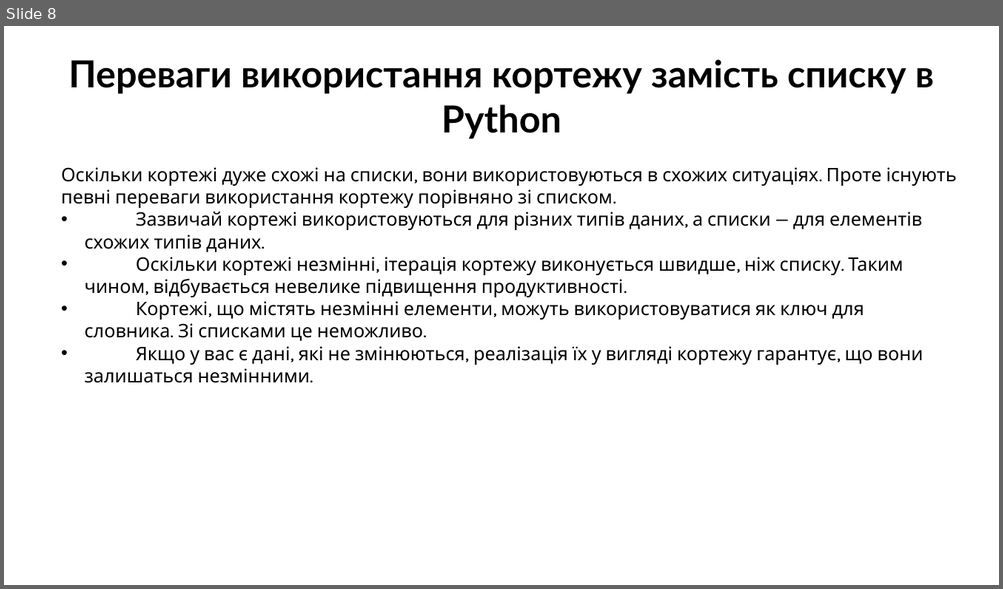
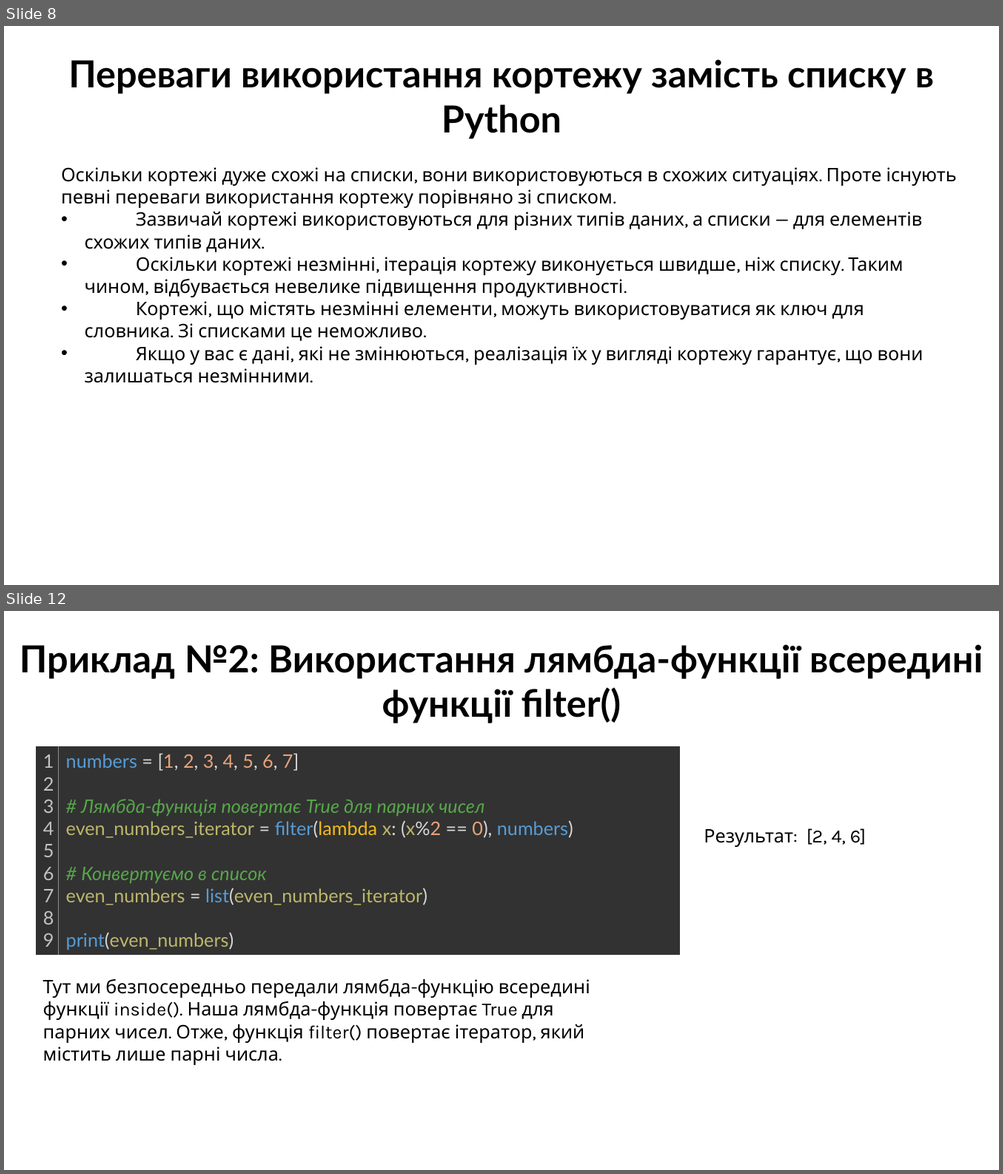
Before and after one commit to arg3ntuum/PythonCourse, a slide deck: Python Урок 10 Кортеж.pptx. Shown one above the other, each under a label of ours: slide 8 before the commit, slides 8 and 12 after it; the slides between them are not shown. The pictures are 1003x589 and 1003x1174 pixels, drawn with LibreOffice and Linux fonts; fonts in the diff are those of the drawing. Boxes give left, top, right and bottom in pixels: in the first picture for what was removed or moved away, otherwise in the second. Text is boxed around its words. In the diff, an @@ line names an element or a change of style, - is before the commit and + after.

```diff
--- a/Python Урок 10 Кортеж.pptx
+++ b/Python Урок 10 Кортеж.pptx
@@ slide 12 added at (x1=4, y1=611, x2=999, y2=1170), background #FFFFFF @@
@@ text added at (x1=20, y1=644, x2=982, y2=723), 36 pt, text #000000, bold @@
+Приклад №2: Використання лямбда-функції всередині функції filter()
@@ table added at (x1=35, y1=746, x2=680, y2=955), 1 rows, 2 columns @@
+1 / 2 / 3 / 4 / 5 / 6 / 7 / 8 / 9 | numbers = [1, 2, 3, 4, 5, 6, 7] / # Лямбда-функція повертає True для парних чисел / even_numbers_iterator = filter(lambda x: (x%2 == 0), numbers) / # Конвертуємо в список / even_numbers = list(even_numbers_iterator) / print(even_numbers)
@@ text added at (x1=703, y1=829, x2=866, y2=847), 18 pt, text #000000 @@
+Результат: [2, 4, 6]
@@ text added at (x1=43, y1=979, x2=590, y2=1065), 18 pt, text #000000 @@
+Тут ми безпосередньо передали лямбда-функцію всередині функції inside(). Наша лямбда-функція повертає True для парних чисел. Отже, функція filter() повертає ітератор, який містить лише парні числа.
```
Also in this commit, not shown: 4 other slides added, 6 other files.
